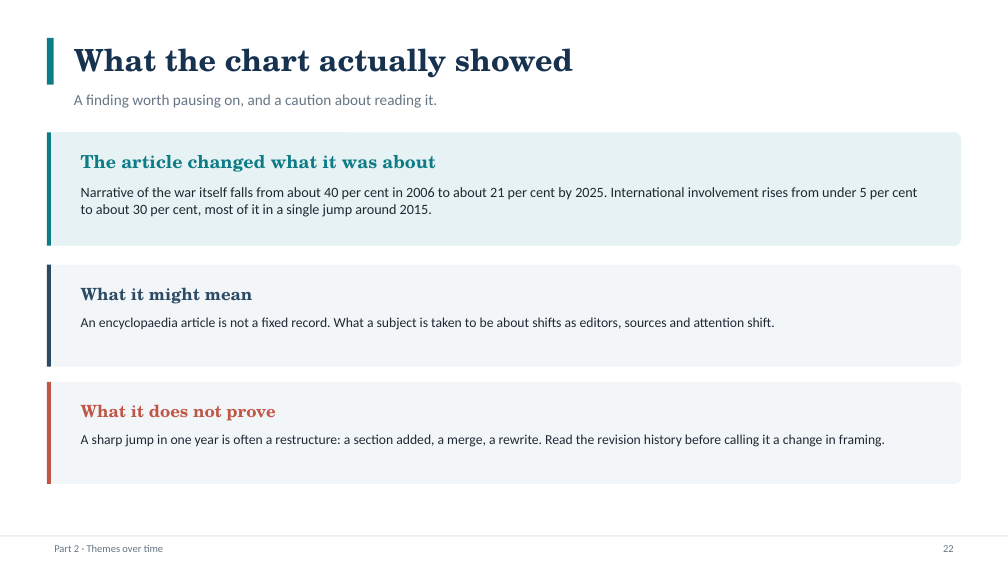
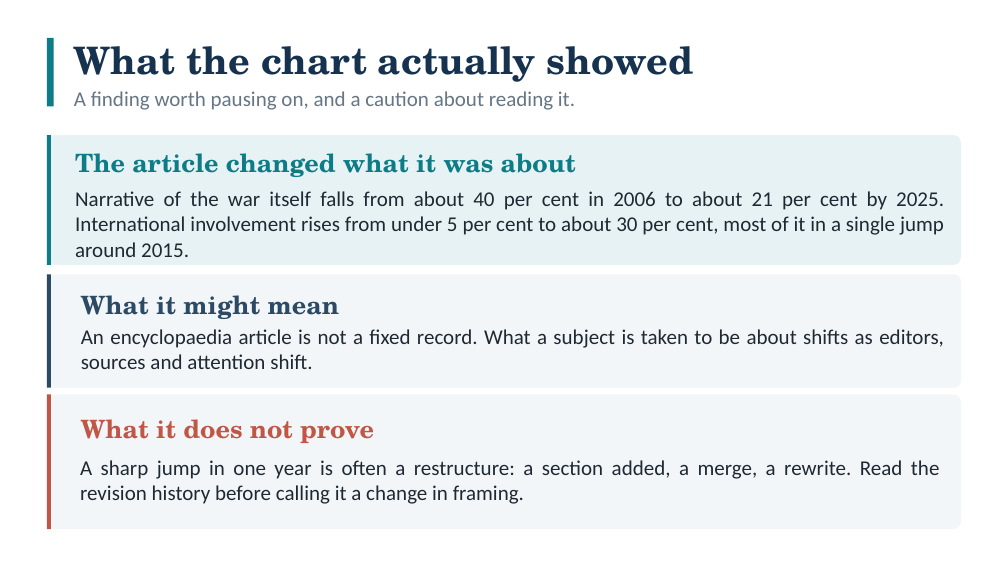
Before and after one commit to smalljosephd/SICSS-Nigeria-2026_LLM_Viz_R, a slide deck: slide 22 of slides/SICSS_LLM_Visualization_Session.pptx. Drawn at 1008x567 pixels with LibreOffice and Linux fonts; fonts in the diff are those of the drawing. Boxes give left, top, right and bottom in pixels: in the first picture for what was removed or moved away, otherwise in the second. Text is boxed around its words. In the diff, an @@ line names an element or a change of style, - is before the commit and + after.

```diff
--- a/slides/SICSS_LLM_Visualization_Session.pptx
+++ b/slides/SICSS_LLM_Visualization_Session.pptx
@@ rectangle resized from (x1=47, y1=38, x2=54, y2=85) to (x1=47, y1=38, x2=54, y2=107) @@
@@ text "What the chart actually showed" at (x1=74, y1=46, x2=694, y2=82): size 29 to 36 pt @@
@@ text "A finding worth pausing on, ..." at (x1=74, y1=91, x2=575, y2=110): size 14.5 to 20 pt @@
@@ rounded rectangle resized from (x1=47, y1=132, x2=961, y2=246) to (x1=47, y1=135, x2=961, y2=265) @@
@@ rectangle resized from (x1=47, y1=132, x2=51, y2=246) to (x1=47, y1=135, x2=51, y2=265) @@
@@ text "The article changed what it ..." at (x1=75, y1=153, x2=576, y2=177): size 17 to 24 pt @@
@@ text "Narrative of the war itself ..." at (x1=75, y1=191, x2=944, y2=257): size 13.5 to 20 pt; alignment left to justified @@
@@ rounded rectangle resized from (x1=47, y1=265, x2=961, y2=367) to (x1=47, y1=274, x2=961, y2=388) @@
@@ rectangle resized from (x1=47, y1=265, x2=51, y2=367) to (x1=47, y1=274, x2=51, y2=388) @@
@@ text "What it might mean" at (x1=81, y1=295, x2=339, y2=319): size 16 to 24 pt @@
@@ text "An encyclopaedia article is not ..." moved from (x1=81, y1=317, x2=774, y2=330) to (x1=81, y1=329, x2=944, y2=369) @@
@@ text "An encyclopaedia article is not ..." at (x1=81, y1=329, x2=944, y2=369): size 13 to 20 pt; alignment left to justified @@
@@ rounded rectangle resized from (x1=47, y1=382, x2=961, y2=484) to (x1=47, y1=395, x2=961, y2=529) @@
@@ rectangle resized from (x1=47, y1=382, x2=51, y2=484) to (x1=47, y1=395, x2=51, y2=529) @@
@@ text "What it does not prove" at (x1=81, y1=419, x2=374, y2=443): size 16 to 24 pt @@
@@ text "What it does not prove" moved from (x1=81, y1=404, x2=275, y2=421) to (x1=81, y1=419, x2=374, y2=443) @@
@@ text "A sharp jump in one ..." at (x1=80, y1=460, x2=940, y2=504): size 13 to 20 pt; alignment left to justified @@
@@ text "A sharp jump in one ..." moved from (x1=81, y1=434, x2=885, y2=447) to (x1=80, y1=460, x2=940, y2=504) @@
@@ rectangle removed at (x1=0, y1=535, x2=1008, y2=537) @@
@@ text removed at (x1=54, y1=545, x2=163, y2=552) @@
-Part 2 · Themes over time
@@ text removed at (x1=943, y1=545, x2=954, y2=552) @@
-22
```
Also in this commit, not shown: 23 other slides changed, 3 other files.
